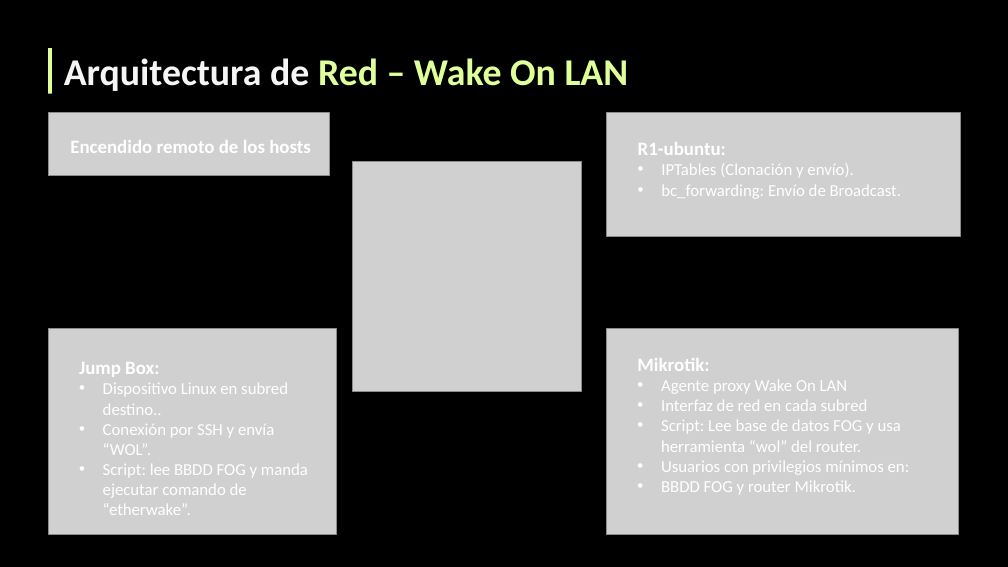
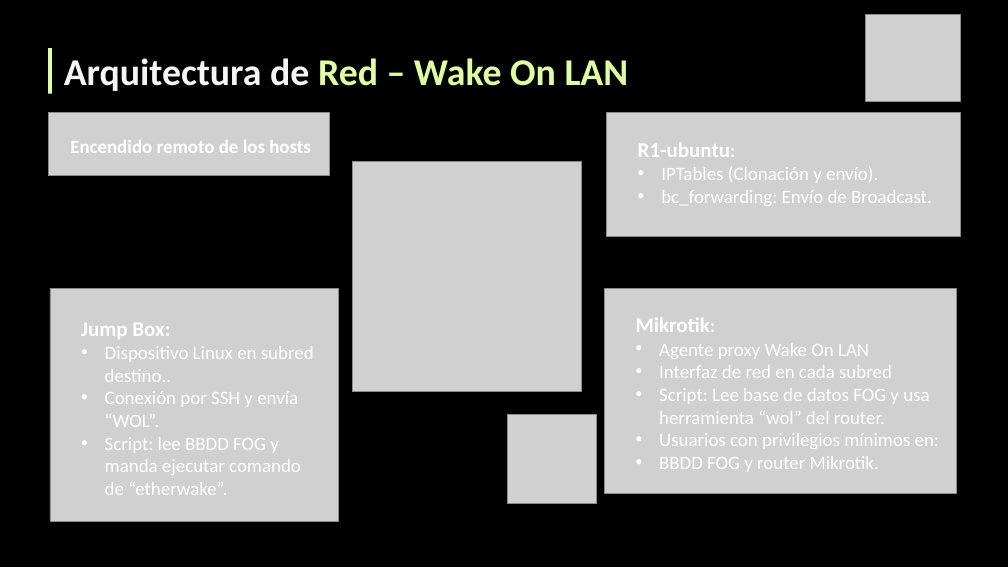
Before and after one commit to cristobal90palma/fog_project_2ASIR_2025-26, a slide deck: slide 7 of Documentación/Presentación.pptx. Drawn at 1008x567 pixels with LibreOffice and Linux fonts; fonts in the diff are those of the drawing; grey boxes stand for pictures. Boxes give left, top, right and bottom in pixels: in the first picture for what was removed or moved away, otherwise in the second. Text is boxed around its words. In the diff, an @@ line names an element or a change of style, - is before the commit and + after.

```diff
--- a/Documentación/Presentación.pptx
+++ b/Documentación/Presentación.pptx
@@ picture added at (866,15,960,101) @@
@@ text "R1-ubuntu:" at (638,143,932,206): size 18 to 20 pt in "R1-ubuntu:"; size 16 to 18 pt in "IPTables (Clonación y envío).", "bc_forwarding: Envío de Broadcast." @@
@@ picture: place and size @@
-picture at (48,328,337,534)
+picture at (50,288,338,522)
@@ picture: place and size @@
-picture at (606,328,958,534)
+picture at (605,288,957,494)
@@ text "Jump Box:": place and size @@
-text "Jump Box:" at (79,362,308,515)
+text "Jump Box:" at (81,323,314,495)
@@ text "Jump Box:" at (81,323,314,495): size 18 to 20 pt in "Jump Box:"; size 16 to 18 pt @@
@@ text "Mikrotik:": place and size @@
-text "Mikrotik:" at (637,358,910,494)
+text "Mikrotik:" at (636,318,939,472)
@@ text "Mikrotik:" at (636,318,939,472): size 18 to 20 pt in "Mikrotik:"; size 16 to 18 pt @@
@@ picture added at (507,414,597,504) @@
```
Also in this commit, not shown: 9 other slides changed, 1 slide added, 2 slides removed.
